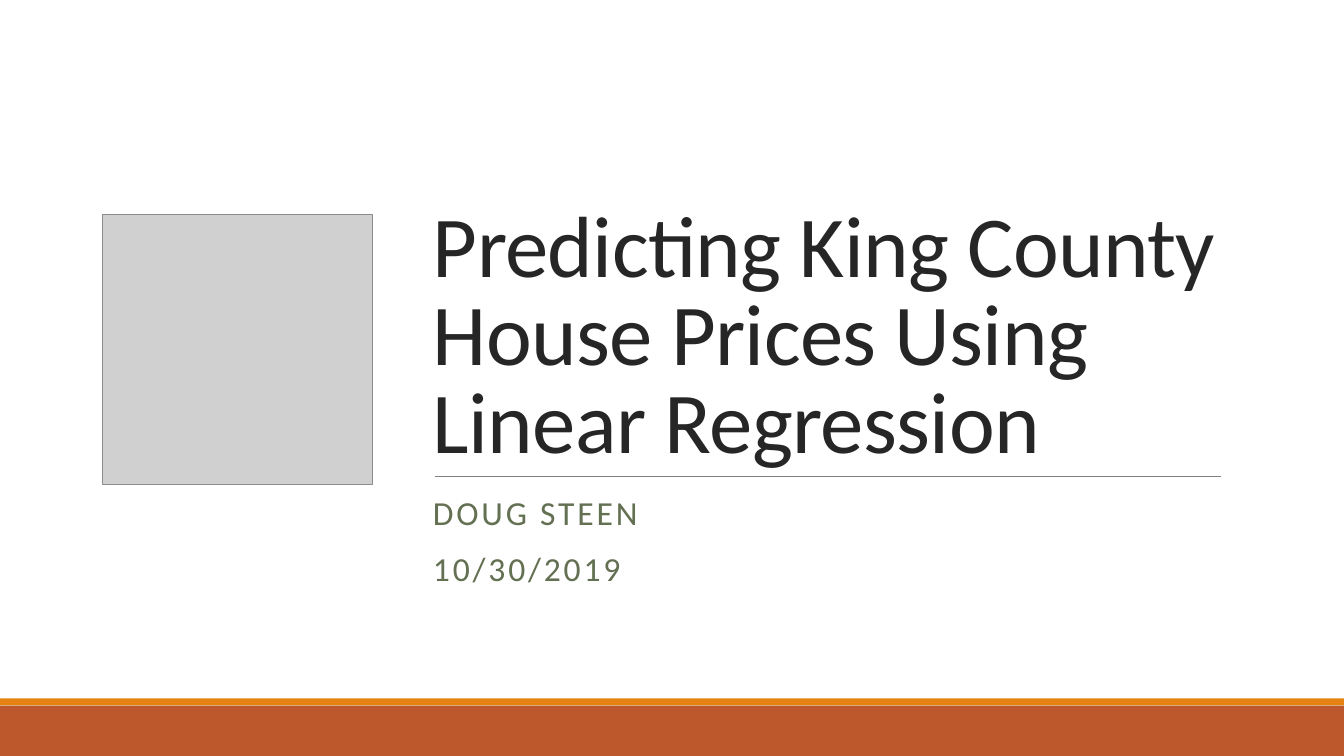
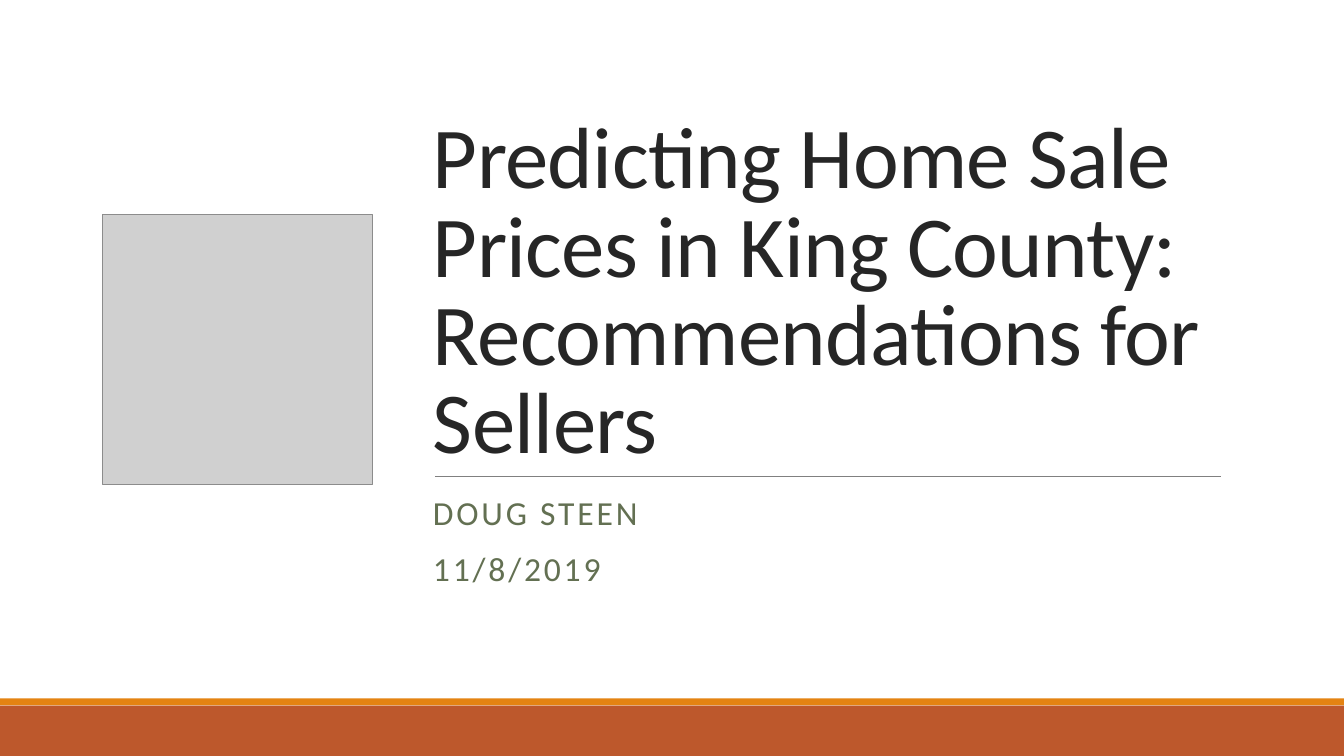
Before and after one commit to douglaspsteen/dsc-v2-mod1-final-project-online-ds-ft-100719, a slide deck: slide 1 of presentation.pptx. Drawn at 1344x756 pixels with LibreOffice and Linux fonts; fonts in the diff are those of the drawing; grey boxes stand for pictures. Boxes give left, top, right and bottom in pixels: in the first picture for what was removed or moved away, otherwise in the second. Text is boxed around its words. In the diff, an @@ line names an element or a change of style, - is before the commit and + after.

```diff
--- a/presentation.pptx
+++ b/presentation.pptx
@@ title at bbox=[433, 127, 1199, 454]: text changed @@
-Predicting King County House Prices Using Linear Regression
+Predicting Home Sale Prices in King County: Recommendations for Sellers
@@ subtitle at bbox=[433, 557, 601, 583]: text changed @@
-10/30/2019
+11/8/2019
```
Also in this commit, not shown: 1 other slide changed, 1 slide removed, 2 other files.
